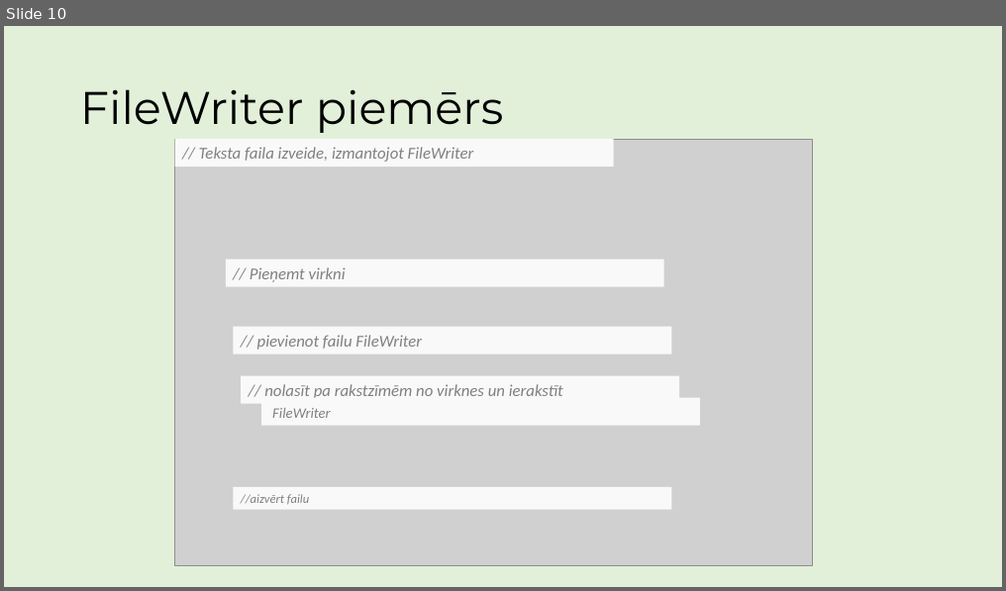
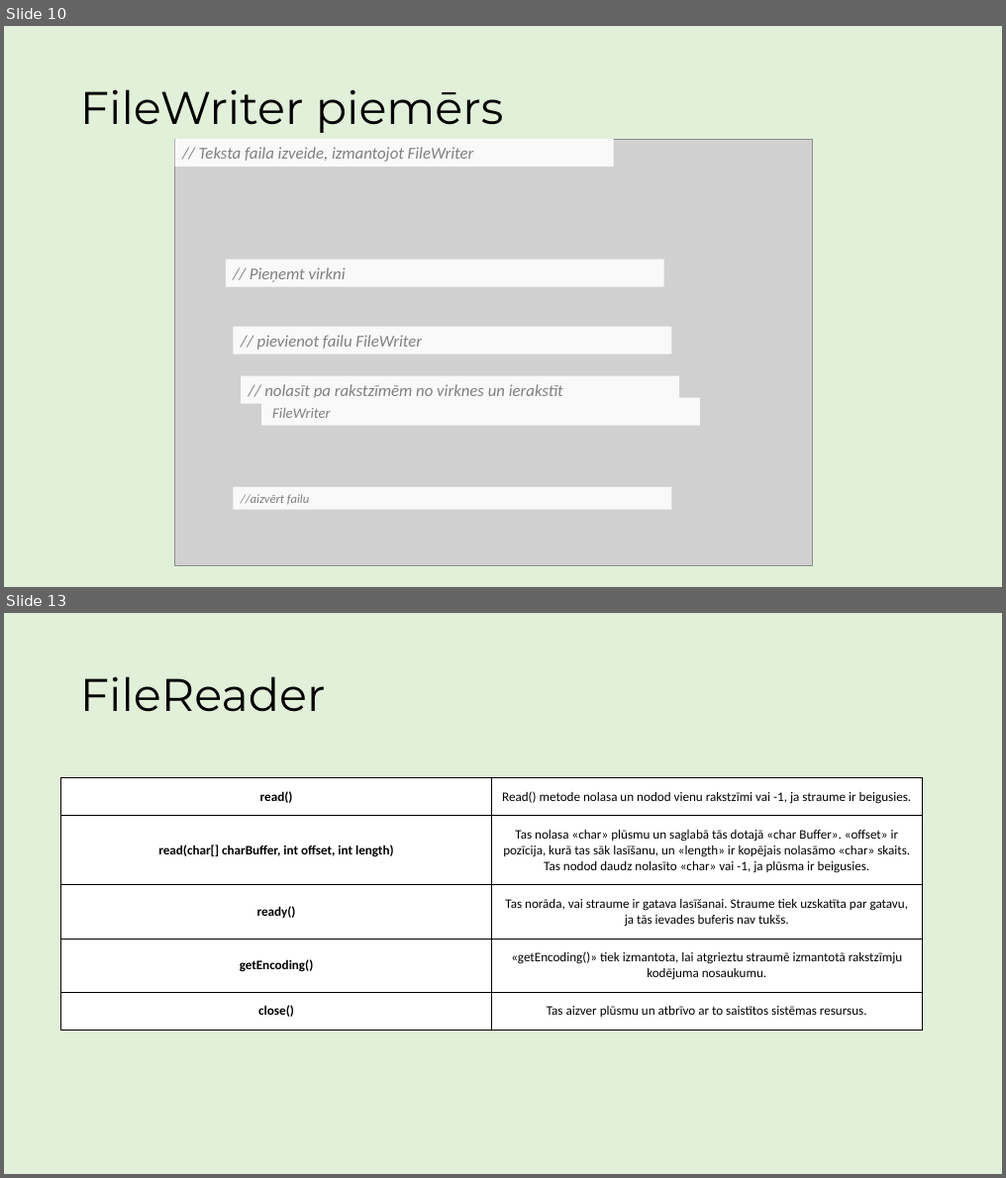
Before and after one commit to ricciss/TekstaDatnes, a slide deck: MacibuMaterials.pptx. Shown one above the other, each under a label of ours: slide 10 before the commit, slides 10 and 13 after it; the slides between them are not shown. The pictures are 1006x591 and 1006x1178 pixels, drawn with LibreOffice and Linux fonts; fonts in the diff are those of the drawing; grey boxes stand for pictures. Boxes give left, top, right and bottom in pixels: in the first picture for what was removed or moved away, otherwise in the second. Text is boxed around its words. In the diff, an @@ line names an element or a change of style, - is before the commit and + after.

Commit message:
Pievienota FileReader informācija mācību materiālam

```diff
--- a/MacibuMaterials.pptx
+++ b/MacibuMaterials.pptx
@@ slide 13 added at box(4, 613, 1002, 1174), background #E2F0D9 @@
@@ title added at box(80, 676, 326, 712), 44 pt, text #000000 @@
+FileReader
@@ table added at box(60, 777, 922, 1027), 5 rows, 2 columns @@
+read() | Read() metode nolasa un nodod vienu rakstzīmi vai -1, ja straume ir beigusies.
+read(char[] charBuffer, int offset, int length) | Tas nolasa «char» plūsmu un saglabā tās dotajā «char Buffer». «offset» ir pozīcija, kurā tas sāk lasīšanu, un «length» ir kopējais nolasāmo «char» skaits. Tas nodod daudz nolasīto «char» vai -1, ja plūsma ir beigusies.
+ready() | Tas norāda, vai straume ir gatava lasīšanai. Straume tiek uzskatīta par gatavu, ja tās ievades buferis nav tukšs.
+getEncoding() | «getEncoding()» tiek izmantota, lai atgrieztu straumē izmantotā rakstzīmju kodējuma nosaukumu.
+close() | Tas aizver plūsmu un atbrīvo ar to saistītos sistēmas resursus.
```
Also in this commit, not shown: 3 slides changed, 3 other slides added.
